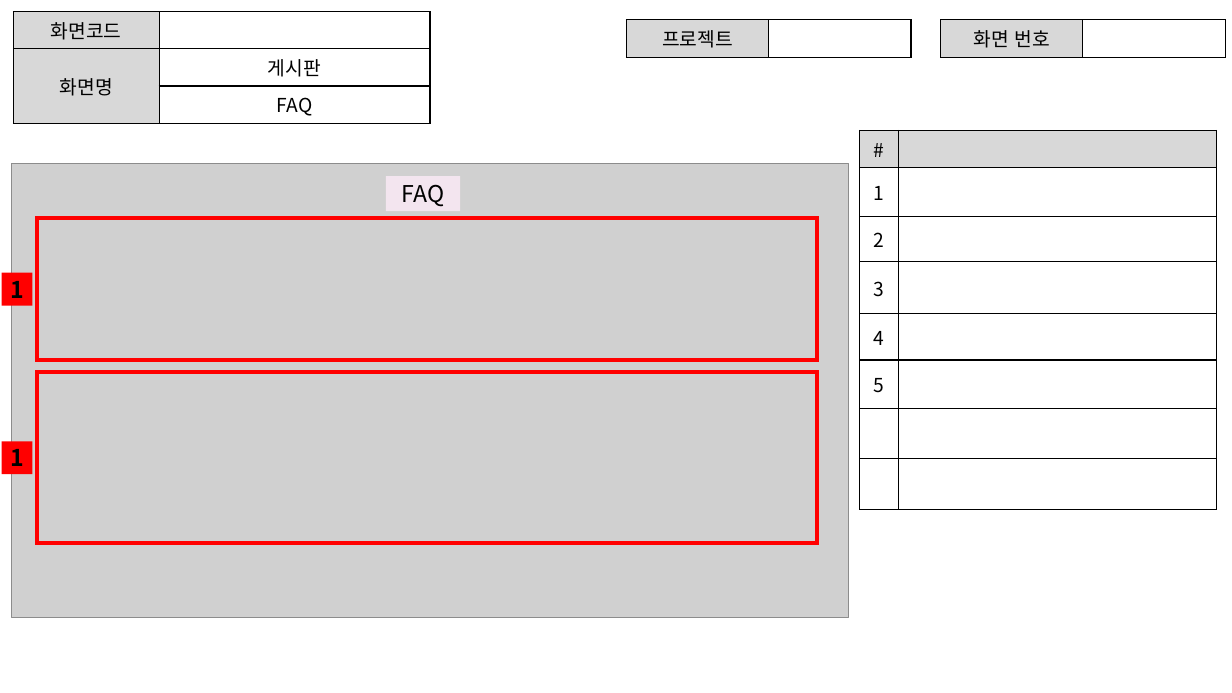
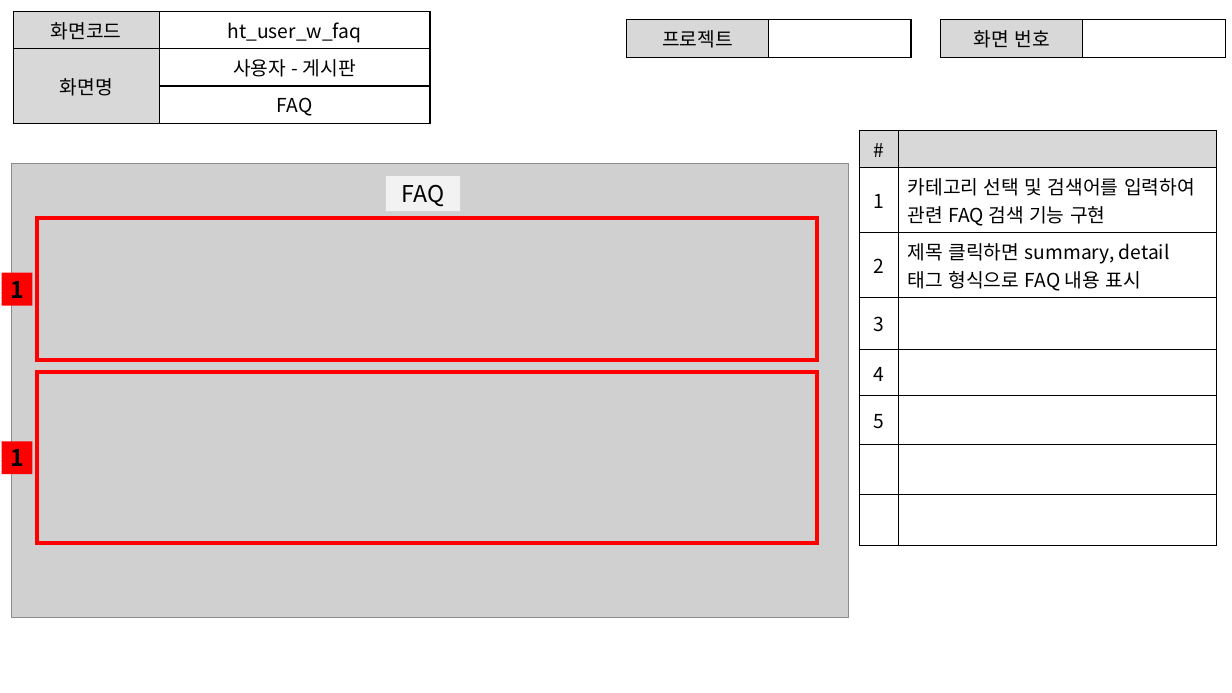
Before and after one commit to ezenteam2/e-Zone, a slide deck: slide 5 of 0 발표용 파워포인트/project05 - 파워포인트 종합 - 현태.pptx (slide 4 before the commit). Drawn at 1232x693 pixels with LibreOffice and Linux fonts; fonts in the diff are those of the drawing; grey boxes stand for pictures. Boxes give left, top, right and bottom in pixels: in the first picture for what was removed or moved away, otherwise in the second. Text is boxed around its words. In the diff, an @@ line names an element or a change of style, - is before the commit and + after.

```diff
--- a/0 발표용 파워포인트/project05 - 파워포인트 종합 - 현태.pptx
+++ b/0 발표용 파워포인트/project05 - 파워포인트 종합 - 현태.pptx
@@ table at (13,12,430,120) @@
-row 1, column 2: 
+row 1, column 2: ht_user_w_faq
-row 2, column 2: 게시판
+row 2, column 2: 사용자 - 게시판
@@ table at (860,130,1217,522) @@
-row 2, column 2: 
+row 2, column 2: 카테고리 선택 및 검색어를 입력하여 관련 FAQ 검색 기능 구현
-row 3, column 2: 
+row 3, column 2: 제목 클릭하면 summary, detail 태그 형식으로 FAQ 내용 표시
```
Also in this commit, not shown: 9 other slides changed, 10 slides added, 2 other files.
